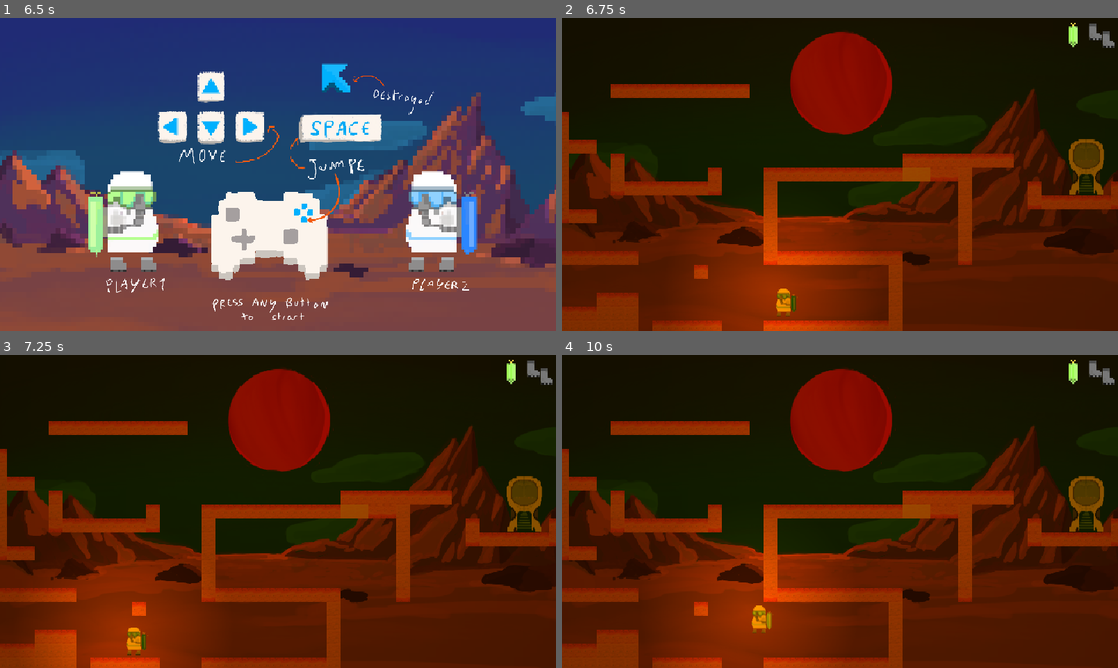
Above: before the commit, frames 1-4 (two rows, left to right).
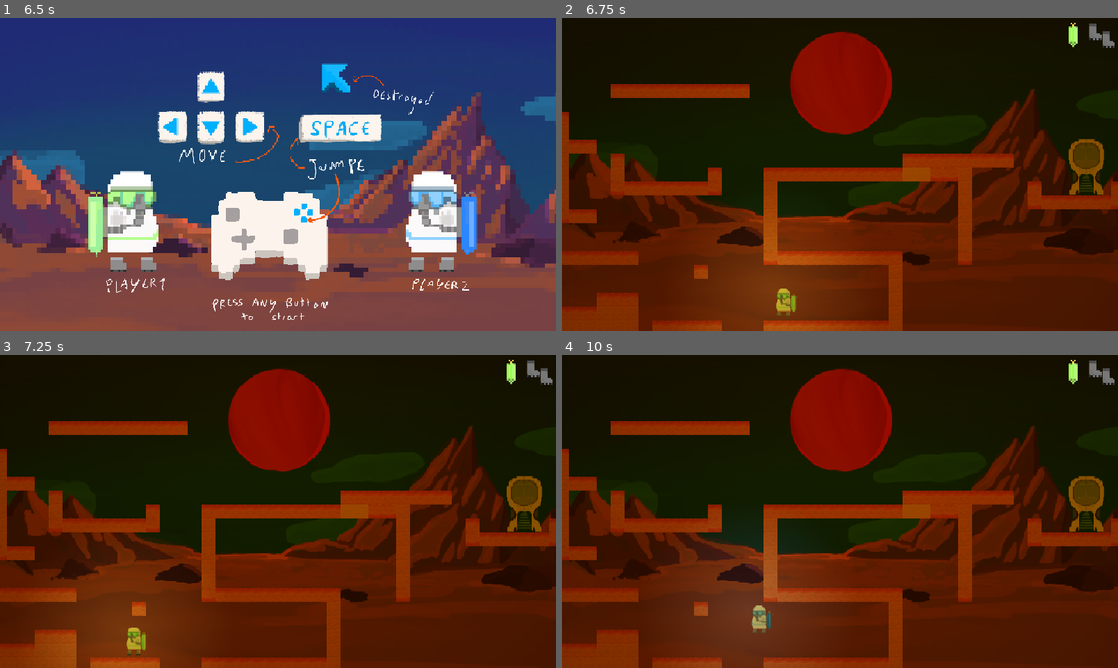
Above: after the commit, the same moments.

Repository: LeResteDuMonde/GameJamPSU
Game: Godot game, scene res://scene/Main.tscn
Same seed, same stepped clock (60 frames per second), same inputs: the game is played once before the commit and once after it.
Inputs (mouse positions are in pixels of both pictures, inside the frame that each line leads up to):
- Up to frame 1 (6.5 s): tap Enter at 0.5, 4.25, 5.75 s; move the mouse to (400, 158) at 0.52 s; press the mouse at (400, 158) at 0.53 s; hold D (right) 0.53-2.03 s; tap Space (jump) at 0.77, 1.52, 2, 3.02, 3.77, 4.52, 5, 6.02 s; move the mouse to (166, 190) at 1.27 s; release the mouse at (166, 190) at 1.28 s; click (166, 190) at 1.35 s; move the mouse to (333, 105) at 2.02 s; press the mouse at (333, 105) at 2.03 s; hold A (left) 2.03-2.78 s; move the mouse to (250, 237) at 2.77 s; release the mouse at (250, 237) at 2.78 s; hold D (right) 2.78-4.28 s; click (250, 237) at 2.85 s; move the mouse to (444, 221) at 3.52 s; press the mouse at (444, 221) at 3.53 s; move the mouse to (111, 127) at 4.27 s; release the mouse at (111, 127) at 4.28 s; hold A (left) 4.28-5.03 s; click (111, 127) at 4.35 s; move the mouse to (305, 174) at 5.02 s; press the mouse at (305, 174) at 5.03 s; hold D (right) 5.03-5.78 s; move the mouse to (194, 96) at 5.77 s; release the mouse at (194, 96) at 5.78 s; hold A (left) from 5.78 s (still down); click (194, 96) at 5.85 s
- Up to frame 2 (6.75 s): keep holding A (left); tap Space (jump) at 6.5 s; move the mouse to (962, 158) at 6.52 s; press the mouse at (962, 158) at 6.53 s
- Up to frame 3 (7.25 s): keep holding A (left); tap Space (jump) at 6.77 s
- Up to frame 4 (10 s): move the mouse to (728, 527) at 7.27 s; release A (left) at 7.28 s; release the mouse at (728, 527) at 7.28 s; hold D (right) 7.28-9.53 s; click (728, 527) at 7.35 s; tap Space (jump) at 7.52, 9.02, 9.77 s; move the mouse to (895, 442) at 8.02 s; press the mouse at (895, 442) at 8.03 s; move the mouse to (812, 574) at 8.77 s; release the mouse at (812, 574) at 8.78 s; click (812, 574) at 8.85 s; move the mouse to (1006, 558) at 9.52 s; press the mouse at (1006, 558) at 9.53 s; hold A (left) from 9.53 s (still down)

Frame 1 is identical in both runs. In frame 2, 3.6% of the frame differs, in the area x 26-50%, y 66-100%; in frame 3, 3.4%; in frame 4, 6.5%, in the area x 23-48%, y 57-100%.

Commit message:
More color to the players

Diff:
--- a/animation/player1.tres
+++ b/animation/player1.tres
@@ -1,17 +1,17 @@
-[gd_resource type="SpriteFrames" load_steps=7 format=3 uid="uid://tl85fq14y76s"]
+[gd_resource type="SpriteFrames" load_steps=7 format=3 uid="uid://cmg72obyvdc0l"]
 
-[ext_resource type="Texture2D" uid="uid://djnl2rvs2cetu" path="res://sprite/spritePlayer2.png" id="1_qi5h0"]
-[ext_resource type="Texture2D" uid="uid://d0kjodgarx1p" path="res://sprite/spritePlayer2Landing.png" id="2_dn73j"]
-[ext_resource type="Texture2D" uid="uid://51fw3yk2u7sq" path="res://sprite/spritePlayer2Boots.png" id="2_l4x2k"]
-[ext_resource type="Texture2D" uid="uid://dokipmyvcpy64" path="res://sprite/spritePlayer2Walking1.png" id="3_tb6uw"]
-[ext_resource type="Texture2D" uid="uid://cs3y4k011d38v" path="res://sprite/spritePlayer2Oxygen.png" id="3_xcna4"]
-[ext_resource type="Texture2D" uid="uid://c6axna6t38yom" path="res://sprite/spritePlayer2Walking2.png" id="4_0cldh"]
+[ext_resource type="Texture2D" uid="uid://bv5m0xdfeeagp" path="res://sprite/spritePlayer1.png" id="1_pqkv5"]
+[ext_resource type="Texture2D" uid="uid://dlnvoe3kg2myc" path="res://sprite/spritePlayer1Boots.png" id="2_pp5xr"]
+[ext_resource type="Texture2D" uid="uid://b7vmamhauiwkt" path="res://sprite/spritePlayer1Landing.png" id="2_tc2x1"]
+[ext_resource type="Texture2D" uid="uid://yy5rancwi6rc" path="res://sprite/spritePlayer1Walking1.png" id="3_fhmyn"]
+[ext_resource type="Texture2D" uid="uid://drc851krgfrny" path="res://sprite/spritePlayer1Oxygen.png" id="3_rdo26"]
+[ext_resource type="Texture2D" uid="uid://7s3cjw7f0dyb" path="res://sprite/spritePlayer1Walking2.png" id="4_jayyk"]
 
 [resource]
 animations = [{
 "frames": [{
 "duration": 1.0,
-"texture": ExtResource("1_qi5h0")
+"texture": ExtResource("1_pqkv5")
 }],
 "loop": true,
 "name": &"default",
@@ -19,7 +19,7 @@
 }, {
 "frames": [{
 "duration": 1.0,
-"texture": ExtResource("2_l4x2k")
+"texture": ExtResource("2_pp5xr")
 }],
 "loop": true,
 "name": &"highlightBoots",
@@ -27,7 +27,7 @@
 }, {
 "frames": [{
 "duration": 1.0,
-"texture": ExtResource("3_xcna4")
+"texture": ExtResource("3_rdo26")
 }],
 "loop": true,
 "name": &"highlightOxygen",
@@ -35,10 +35,7 @@
 }, {
 "frames": [{
 "duration": 1.0,
-"texture": ExtResource("2_dn73j")
-}, {
-"duration": 1.0,
-"texture": ExtResource("2_dn73j")
+"texture": ExtResource("2_tc2x1")
 }],
 "loop": true,
 "name": &"landing",
@@ -46,10 +43,10 @@
 }, {
 "frames": [{
 "duration": 1.0,
-"texture": ExtResource("3_tb6uw")
+"texture": ExtResource("3_fhmyn")
 }, {
 "duration": 1.0,
-"texture": ExtResource("4_0cldh")
+"texture": ExtResource("4_jayyk")
 }],
 "loop": true,
 "name": &"walking",
--- a/animation/player2.tres
+++ b/animation/player2.tres
@@ -1,17 +1,17 @@
-[gd_resource type="SpriteFrames" load_steps=7 format=3 uid="uid://cmg72obyvdc0l"]
+[gd_resource type="SpriteFrames" load_steps=7 format=3 uid="uid://tl85fq14y76s"]
 
-[ext_resource type="Texture2D" uid="uid://bv5m0xdfeeagp" path="res://sprite/spritePlayer1.png" id="1_pqkv5"]
-[ext_resource type="Texture2D" uid="uid://dlnvoe3kg2myc" path="res://sprite/spritePlayer1Boots.png" id="2_pp5xr"]
-[ext_resource type="Texture2D" uid="uid://b7vmamhauiwkt" path="res://sprite/spritePlayer1Landing.png" id="2_tc2x1"]
-[ext_resource type="Texture2D" uid="uid://yy5rancwi6rc" path="res://sprite/spritePlayer1Walking1.png" id="3_fhmyn"]
-[ext_resource type="Texture2D" uid="uid://drc851krgfrny" path="res://sprite/spritePlayer1Oxygen.png" id="3_rdo26"]
-[ext_resource type="Texture2D" uid="uid://7s3cjw7f0dyb" path="res://sprite/spritePlayer1Walking2.png" id="4_jayyk"]
+[ext_resource type="Texture2D" uid="uid://djnl2rvs2cetu" path="res://sprite/spritePlayer2.png" id="1_qi5h0"]
+[ext_resource type="Texture2D" uid="uid://d0kjodgarx1p" path="res://sprite/spritePlayer2Landing.png" id="2_dn73j"]
+[ext_resource type="Texture2D" uid="uid://51fw3yk2u7sq" path="res://sprite/spritePlayer2Boots.png" id="2_l4x2k"]
+[ext_resource type="Texture2D" uid="uid://dokipmyvcpy64" path="res://sprite/spritePlayer2Walking1.png" id="3_tb6uw"]
+[ext_resource type="Texture2D" uid="uid://cs3y4k011d38v" path="res://sprite/spritePlayer2Oxygen.png" id="3_xcna4"]
+[ext_resource type="Texture2D" uid="uid://c6axna6t38yom" path="res://sprite/spritePlayer2Walking2.png" id="4_0cldh"]
 
 [resource]
 animations = [{
 "frames": [{
 "duration": 1.0,
-"texture": ExtResource("1_pqkv5")
+"texture": ExtResource("1_qi5h0")
 }],
 "loop": true,
 "name": &"default",
@@ -19,7 +19,7 @@
 }, {
 "frames": [{
 "duration": 1.0,
-"texture": ExtResource("2_pp5xr")
+"texture": ExtResource("2_l4x2k")
 }],
 "loop": true,
 "name": &"highlightBoots",
@@ -27,7 +27,7 @@
 }, {
 "frames": [{
 "duration": 1.0,
-"texture": ExtResource("3_rdo26")
+"texture": ExtResource("3_xcna4")
 }],
 "loop": true,
 "name": &"highlightOxygen",
@@ -35,7 +35,10 @@
 }, {
 "frames": [{
 "duration": 1.0,
-"texture": ExtResource("2_tc2x1")
+"texture": ExtResource("2_dn73j")
+}, {
+"duration": 1.0,
+"texture": ExtResource("2_dn73j")
 }],
 "loop": true,
 "name": &"landing",
@@ -43,10 +46,10 @@
 }, {
 "frames": [{
 "duration": 1.0,
-"texture": ExtResource("3_fhmyn")
+"texture": ExtResource("3_tb6uw")
 }, {
 "duration": 1.0,
-"texture": ExtResource("4_jayyk")
+"texture": ExtResource("4_0cldh")
 }],
 "loop": true,
 "name": &"walking",
--- a/scene/LevelEmpty.tscn
+++ b/scene/LevelEmpty.tscn
@@ -1,10 +1,12 @@
-[gd_scene load_steps=4 format=3 uid="uid://cynnhg3g3msry"]
+[gd_scene load_steps=5 format=3 uid="uid://bp3dfcxi8wyuv"]
 
+[ext_resource type="Script" path="res://script/level.gd" id="1_2xg3q"]
 [ext_resource type="Texture2D" uid="uid://hsu4ai50ifts" path="res://sprite/background.png" id="1_j2c3k"]
 [ext_resource type="Script" path="res://script/tiles.gd" id="2_3xr07"]
 [ext_resource type="PackedScene" uid="uid://dn6nb5cwjnt1m" path="res://scene/StarShip.tscn" id="3_3o7hl"]
 
 [node name="Level" type="Node2D"]
+script = ExtResource("1_2xg3q")
 
 [node name="Background" type="Sprite2D" parent="."]
 z_index = -100
--- a/scene/Player.tscn
+++ b/scene/Player.tscn
@@ -114,5 +114,5 @@
 
 [node name="PointLight2D" type="PointLight2D" parent="."]
 position = Vector2(-16, -12)
-color = Color(1, 0.588235, 0, 0.494118)
+color = Color(0.34, 0.76, 0.89, 0.5)
 texture = ExtResource("5_bd42t")
--- a/script/manager/playerManager.gd
+++ b/script/manager/playerManager.gd
@@ -10,6 +10,7 @@
 	level = lev
 #	playerInitialPos = level.get_node("PlayerSpawn").position
 #	GameManager.main.get_node("Level/PlayerSpawn").position
+	setPlayer(1)
 	respawnPlayer()
 
 func movePlayer(delta,direction,jump):
@@ -29,5 +30,7 @@
 func setPlayer(nb):
 	if nb == 1:
 		player.get_node("Sprites/Body").sprite_frames = player1
+		player.get_node("PointLight2D").color = Color(.49,.79,.39,.5)
 	elif nb == 2:
 		player.get_node("Sprites/Body").sprite_frames = player2
+		player.get_node("PointLight2D").color = Color(.34,.76,.89,.5)
Not shown: 1 places in scene/Player.tscn that only renumber resources
Not shown, changed: tileMap/level1.txt
